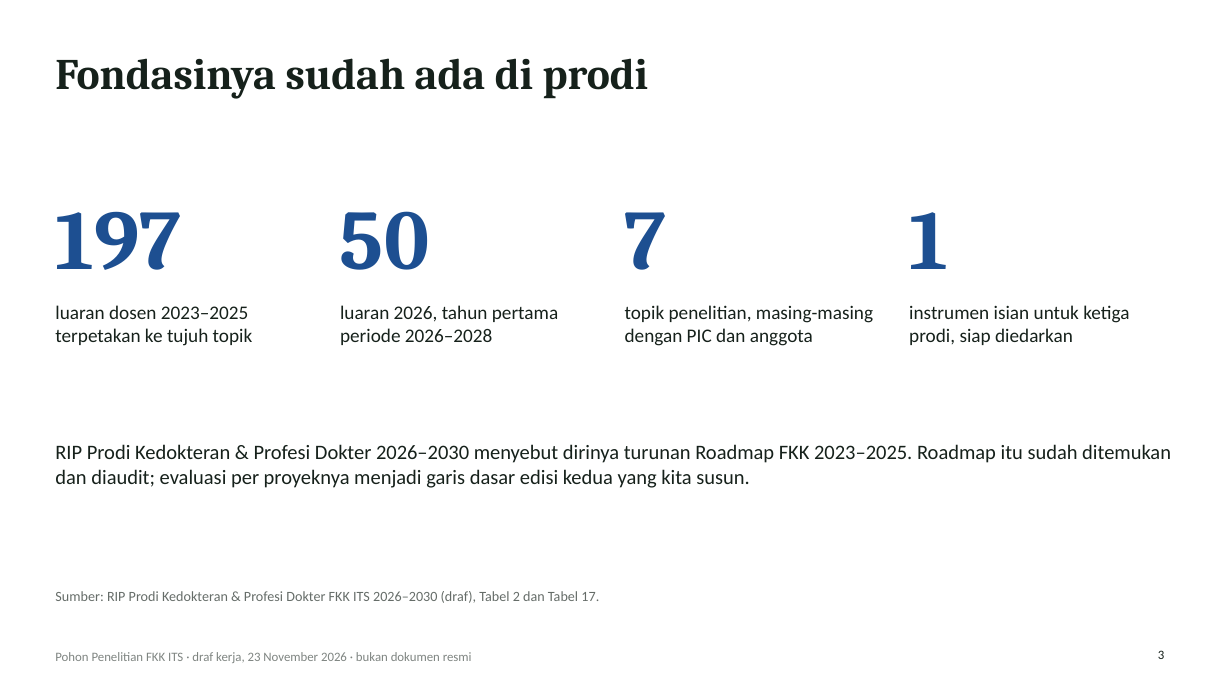
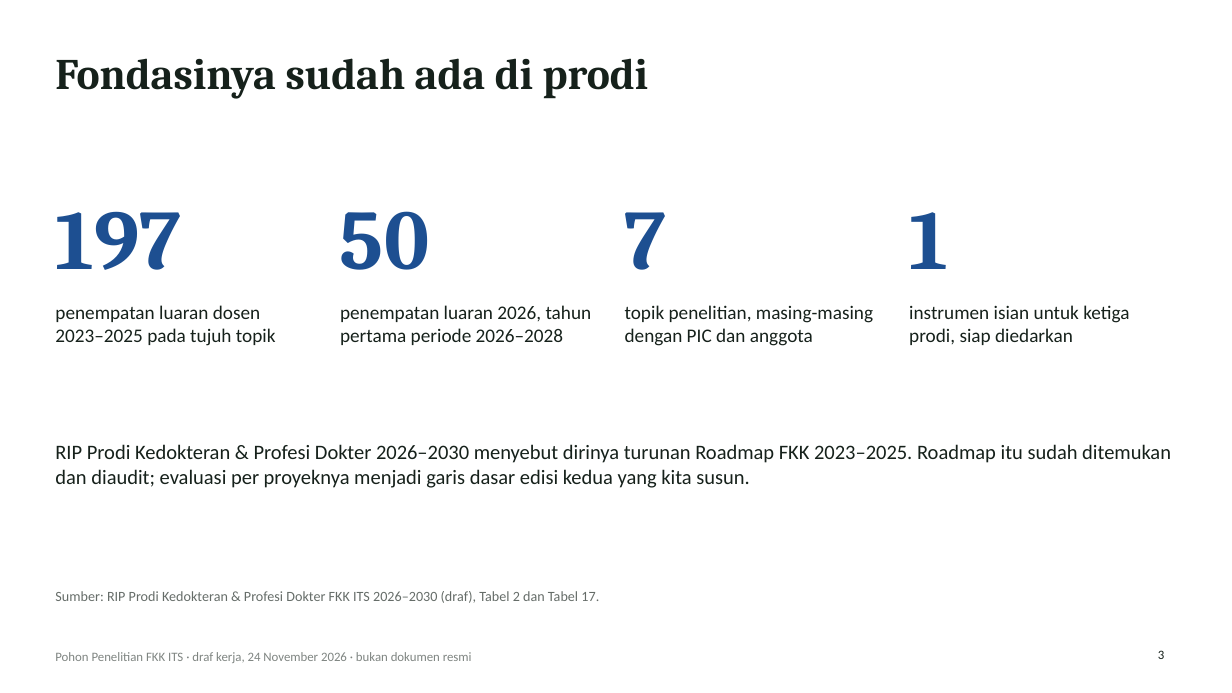
Before and after one commit to anakwirayuda-eng/desa-binaan-dashboard, a slide deck: slide 3 of output/PAPARAN_POHON_PENELITIAN_FKK_ITS.pptx. Drawn at 1232x693 pixels with LibreOffice and Linux fonts; fonts in the diff are those of the drawing. Boxes give left, top, right and bottom in pixels: in the first picture for what was removed or moved away, otherwise in the second. Text is boxed around its words. In the diff, an @@ line names an element or a change of style, - is before the commit and + after.

```diff
--- a/output/PAPARAN_POHON_PENELITIAN_FKK_ITS.pptx
+++ b/output/PAPARAN_POHON_PENELITIAN_FKK_ITS.pptx
@@ text at bbox=[55, 305, 276, 346]: text changed @@
-luaran dosen 2023–2025 terpetakan ke tujuh topik
+penempatan luaran dosen 2023–2025 pada tujuh topik
@@ text at bbox=[340, 305, 592, 345]: text changed @@
-luaran 2026, tahun pertama periode 2026–2028
+penempatan luaran 2026, tahun pertama periode 2026–2028
@@ text at bbox=[55, 652, 472, 663]: text changed @@
-Pohon Penelitian FKK ITS · draf kerja, 23 November 2026 · bukan dokumen resmi
+Pohon Penelitian FKK ITS · draf kerja, 24 November 2026 · bukan dokumen resmi
```
Also in this commit, not shown: 20 other slides changed, 2 slides added, 17 other files.
